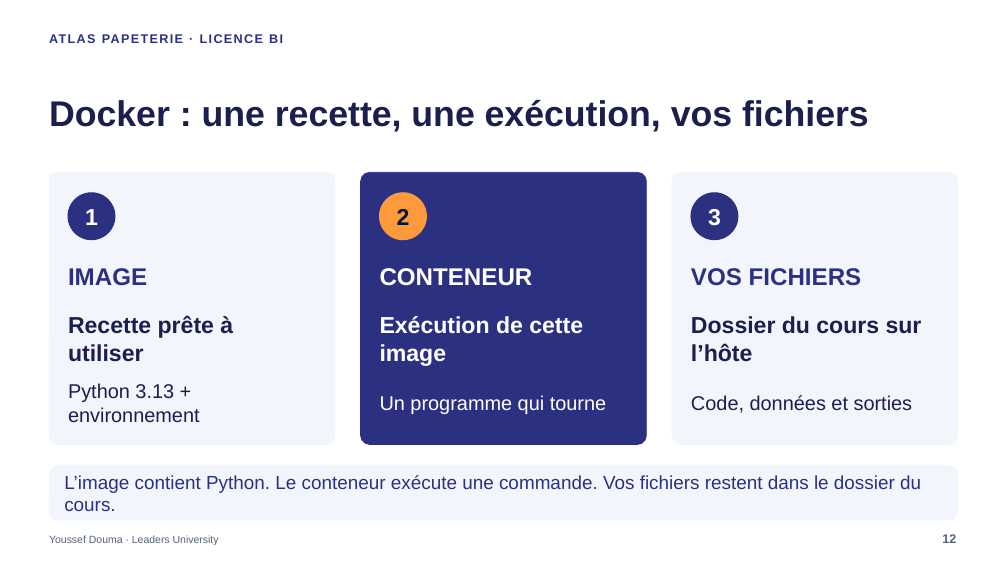
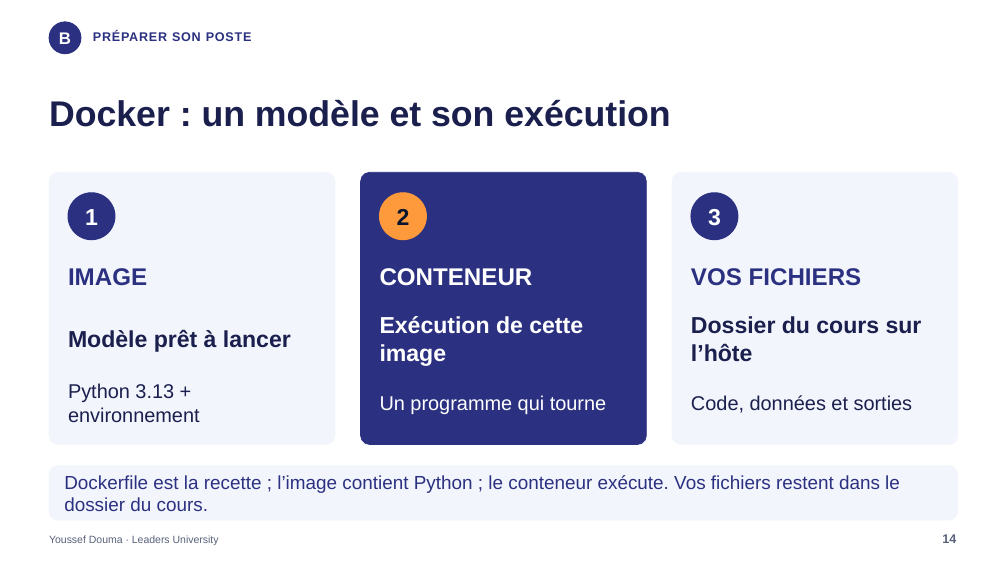
Before and after one commit to jodouma/leaders-bi-ia-etl-28h, a slide deck: slide 14 of presentation/Atlas_BI_IA_28h.pptx (slide 12 before the commit). Drawn at 1008x567 pixels with LibreOffice and Linux fonts; fonts in the diff are those of the drawing. Boxes give left, top, right and bottom in pixels: in the first picture for what was removed or moved away, otherwise in the second. Text is boxed around its words. In the diff, an @@ line names an element or a change of style, - is before the commit and + after.

Commit message:
cours-ia-v4: Illustrer le parcours Atlas et vérifier les routes Windows Ubuntu

```diff
--- a/presentation/Atlas_BI_IA_28h.pptx
+++ b/presentation/Atlas_BI_IA_28h.pptx
@@ text removed at (49,28,949,49) @@
-ATLAS PAPETERIE · LICENCE BI
@@ ellipse added at (49,22,81,54), fill #2B3180, outline #2B3180 1 pt @@
@@ text added at (59,32,71,44), 16 pt, text #FFFFFF, bold @@
+B
@@ text added at (93,31,252,41), 12 pt, text #2B3180, bold @@
+PRÉPARER SON POSTE
@@ text at (49,100,670,127): text changed @@
-Docker : une recette, une exécution, vos fichiers
+Docker : un modèle et son exécution
@@ text at (68,329,291,352): text changed @@
-Recette prête à utiliser
+Modèle prêt à lancer
@@ text at (64,475,900,511): text changed @@
-L’image contient Python. Le conteneur exécute une commande. Vos fichiers restent dans le dossier du cours.
+Dockerfile est la recette ; l’image contient Python ; le conteneur exécute. Vos fichiers restent dans le dossier du cours.
@@ text at (942,534,956,543): text changed @@
-12
+14
```
Also in this commit, not shown: 59 other slides changed, 5 slides added, 2 slides removed, 47 other files.
